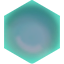
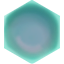
Comparing the layer stacks of the two 64px x 64px images. Changes:
painted on "Layer 1" over [left=4, top=0, right=60, bottom=64]
